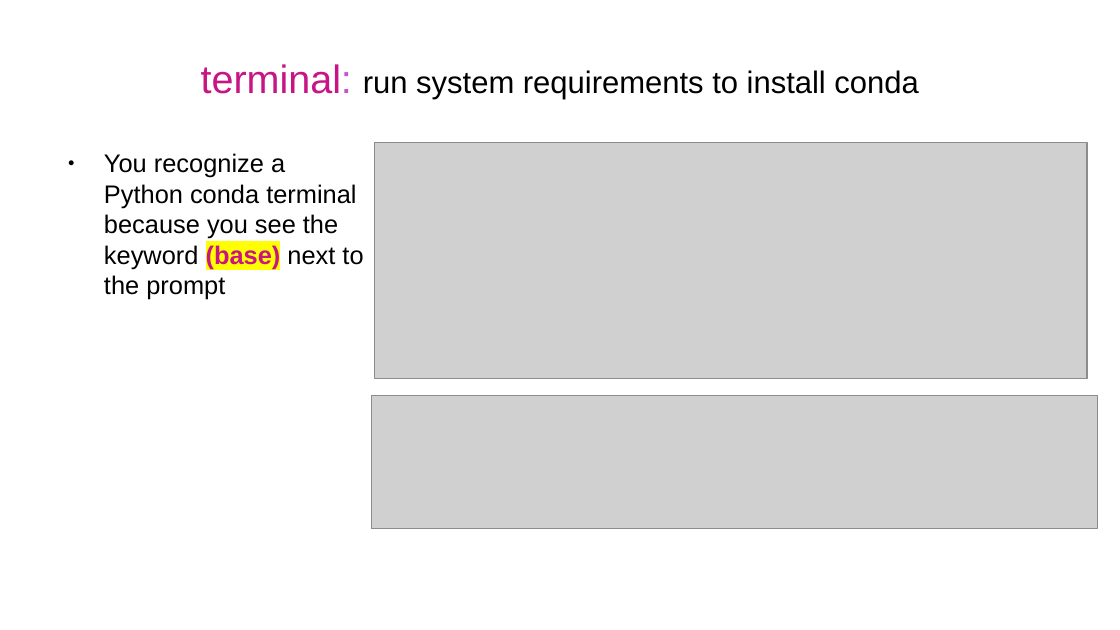
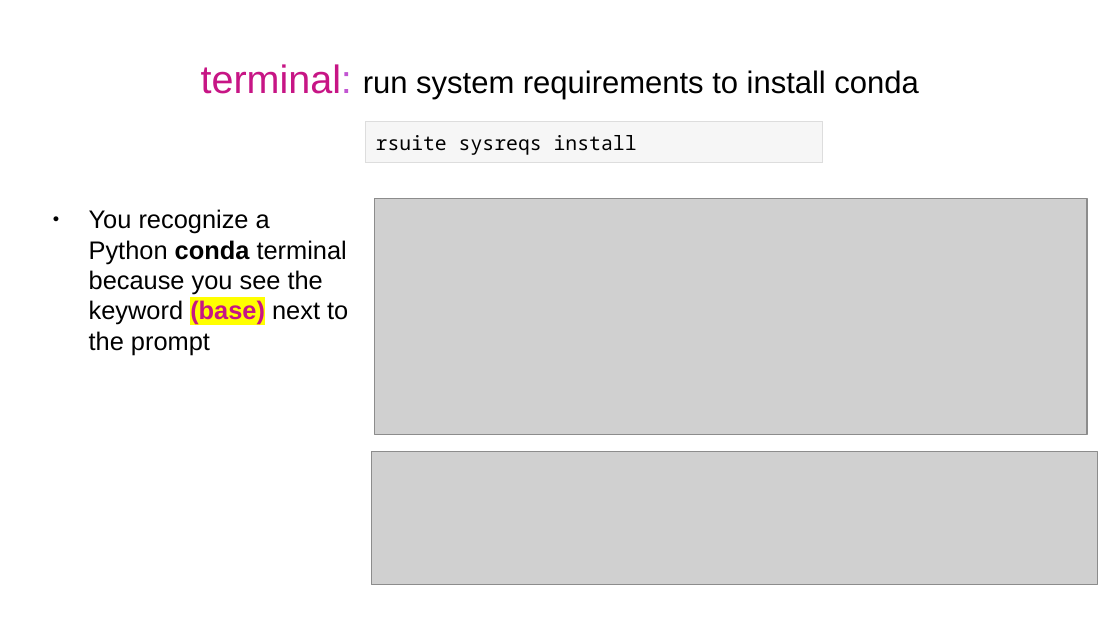
Before and after one commit to f0nzie/keras_and_shiny-tutorial, a slide deck: slide 20 of keras_and_shiny-tutorial.odp (slide 19 before the commit). Drawn at 1120x630 pixels with LibreOffice and Linux fonts; fonts in the diff are those of the drawing; grey boxes stand for pictures. Boxes give left, top, right and bottom in pixels: in the first picture for what was removed or moved away, otherwise in the second. Text is boxed around its words. In the diff, an @@ line names an element or a change of style, - is before the commit and + after.

```diff
--- a/keras_and_shiny-tutorial.odp
+++ b/keras_and_shiny-tutorial.odp
@@ rectangle added at bbox=[366, 122, 823, 163], fill #EEEEEE at 50% opacity, outline #DDDDDD 0 pt, 14 pt, text #000000 @@
+rsuite sysreqs install
@@ text "You recognize a Python conda ...": place and size @@
-text "You recognize a Python conda ..." at bbox=[104, 153, 363, 300]
+text "You recognize a Python conda ..." at bbox=[89, 209, 348, 355]
@@ text "You recognize a Python conda ..." at bbox=[89, 209, 348, 355]: bold on in "conda" @@
@@ picture: place and size @@
-picture at bbox=[375, 142, 1087, 378]
+picture at bbox=[375, 198, 1087, 434]
@@ picture: place and size @@
-picture at bbox=[371, 395, 1098, 528]
+picture at bbox=[371, 451, 1098, 584]
```
Also in this commit, not shown: 16 other slides changed, 2 slides added, 1 slide removed, 11 other files.
